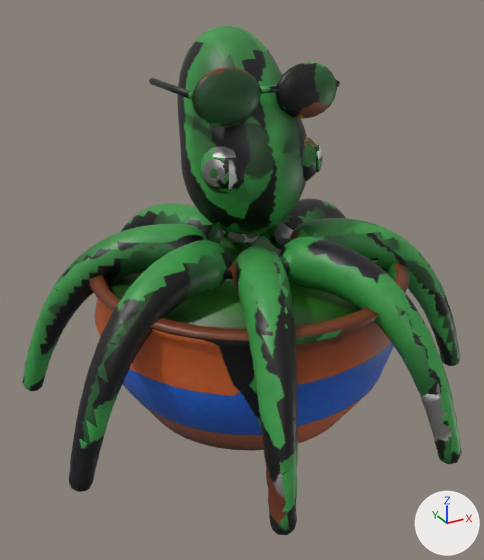
The FBX model brainrot-models/realistic/MolokhiaKraken.fbx: old version first, new version second.
Camera for both pictures: a camera (50 mm lens) standing at (-3.94, -6.98, 5.15) and looking at (-0.2, -0.19, 1.75). Lighting does not change. The marker at lower right points along +X, +Y and +Z. The first picture is the older version.

Before the edit, the objects in view are built like this:
```python
me_lathe = bpy.data.meshes.new('Lathe')
me_lathe.from_pydata(...)  # 8867 vertices, 11423 faces; spans x -2.82..2.82, y -2.82..2.82, z 0.0..4.72
me_lathe.materials.append(mat_molokhiakraken_baked)
ob_molokhiakraken = bpy.data.objects.new('MolokhiaKraken', me_lathe)
ob_molokhiakraken.location = (0.0, 0.0, 0.0)
```
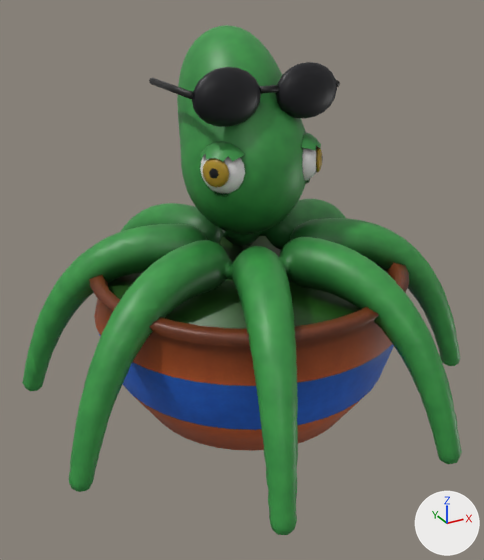
Pixel boxes (x1, y1, x2, y2) of what changed, in the pictures (484 x 560 px):
part 1 of me_lathe, added (green): after (201, 142, 245, 162)
part 2 of me_lathe, added: after (301, 132, 321, 151)
part 3 of me_lathe, reshaped: before (117, 36, 391, 512); after (117, 37, 391, 512)
part 4 of me_lathe, reshaped: (23, 309, 54, 385) in both
part 5 of me_lathe, reshaped: before (70, 392, 103, 470); after (70, 448, 84, 470)
part 6 of me_lathe, surface changed: (22, 27, 462, 535) in both

Diff of the bpy script that builds the scene:
```diff
--- a/brainrot-models/realistic/MolokhiaKraken.fbx.py
+++ b/brainrot-models/realistic/MolokhiaKraken.fbx.py
@@ me_lathe @@
 # used by ob_molokhiakraken; location = (0.0, 0.0, 0.0)
-me_lathe.from_pydata(...)  # 8867 vertices, 11423 faces; spans x -2.82..2.82, y -2.82..2.82, z 0.0..4.72
+me_lathe.from_pydata(...)  # 8915 vertices, 11440 faces; spans x -2.82..2.82, y -2.82..2.82, z 0.0..4.72
+# me_lathe part 1: a new loose piece of 59 vertices spanning x -0.78..-0.16, y -0.6..0.0, z 3.37..3.58, in mat_molokhiakraken_baked
+# me_lathe part 2: a new loose piece of 59 vertices spanning x 0.16..0.78, y -0.6..0.0, z 3.37..3.58, in mat_molokhiakraken_baked
+# me_lathe part 3: 2 vertices moved within x -0.69..0.69, y -0.89..0.89, z 2.11; 184 vertices removed from x -1.94..2.31, y -2.74..2.66, z 0.57..4.64; 81 vertices added at x -1.93..2.3, y -2.65..2.66, z 0.58..4.63
+# me_lathe part 4: 7 vertices removed from x -2.79..-2.46, y 0.86..1.21, z 0.41..1.31; 3 vertices added at x -2.78..-2.47, y 0.86..1.13, z 0.44..1.3
+# me_lathe part 5: 3 vertices removed from x -2.75..-2.46, y -1.12, z 0.57..1.22; 1 vertex added at x -2.74, y -1.12, z 0.58
+# me_lathe part 6: 10679 kept faces spanning x -2.82..2.82, y -2.82..2.82, z 0.0..4.72 get new texture (UV) coordinates
+# other edits to the shape of me_lathe do not show in these pictures
 me_lathe.materials.append(mat_molokhiakraken_baked)
```
